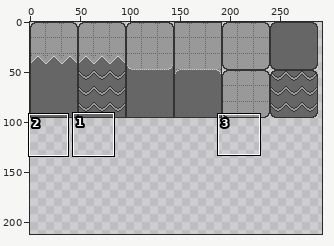
Edited in one commit: sprite sheet (Assets/Tiles/Desert Tiles.png). The first picture is a wide view before the edit; the outline marks the close-up.
Close-up. Before the edit:
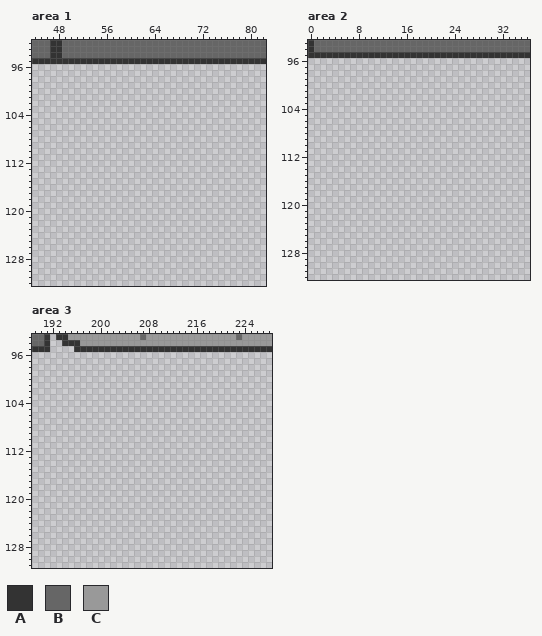
The file is 496x496 pixels. Shown: area 1: x 44..82, y 92..132; area 2: x 0..36, y 93..132; area 3: x 189..228, y 93..131. The wide view leaves out empty margins. The commit also changed other parts of the picture, which this record leaves out.
Palette (. is transparent): A #333333  B #666666  C #999999
Pixels before, area 1, first column x 44:
92 BBBAABBBBBBBBBBBBBBBBBBBBBBBBBBBBBBBBBB
93 BBBAABBBBBBBBBBBBBBBBBBBBBBBBBBBBBBBBBB
94 BBBAABBBBBBBBBBBBBBBBBBBBBBBBBBBBBBBBBB
95 AAAAAAAAAAAAAAAAAAAAAAAAAAAAAAAAAAAAAAA
Pixels before, area 2, first column x 0:
93 ABBBBBBBBBBBBBBBBBBBBBBBBBBBBBBBBBBBB
94 ABBBBBBBBBBBBBBBBBBBBBBBBBBBBBBBBBBBB
95 AAAAAAAAAAAAAAAAAAAAAAAAAAAAAAAAAAAAA
Pixels before, area 3, first column x 189:
93 BBA.AACCCCCCCCCCCCBCCCCCCCCCCCCCCCBCCCCC
94 BBA..AAACCCCCCCCCCCCCCCCCCCCCCCCCCCCCCCC
95 AAA....AAAAAAAAAAAAAAAAAAAAAAAAAAAAAAAAA
After:
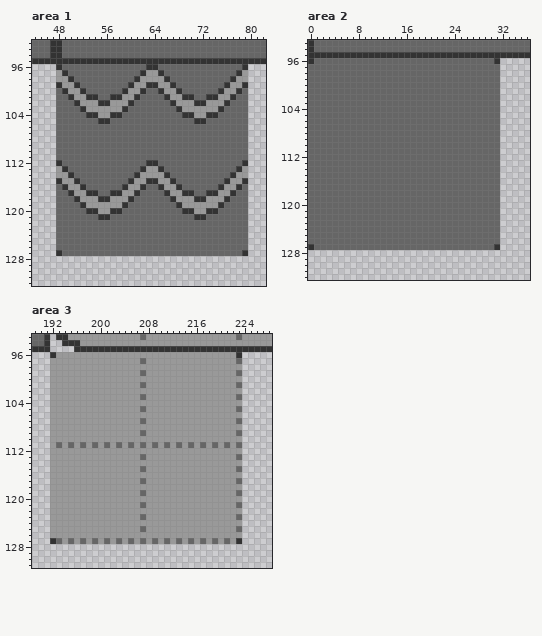
Diff:
Changed rows in their new state; - is an unchanged pixel.
Area 1:
first column x 48:
 96 ABBBBBBBBBBBBBBAABBBBBBBBBBBBBBA
 97 CABBBBBBBBBBBBACCABBBBBBBBBBBBAC
 98 CCABBBBBBBBBBACCCCABBBBBBBBBBACC
 99 ACCABBBBBBBBACCAACCABBBBBBBBACCA
100 BACCABBBBBBACCABBACCABBBBBBACCAB
101 BBACCAABBAACCABBBBACCAABBAACCABB
102 BBBACCCAACCCABBBBBBACCCAACCCABBB
103 BBBBACCCCCCABBBBBBBBACCCCCCABBBB
104 BBBBBAACCAABBBBBBBBBBAACCAABBBBB
105 BBBBBBBAABBBBBBBBBBBBBBAABBBBBBB
106 BBBBBBBBBBBBBBBBBBBBBBBBBBBBBBBB
107 BBBBBBBBBBBBBBBBBBBBBBBBBBBBBBBB
108 BBBBBBBBBBBBBBBBBBBBBBBBBBBBBBBB
109 BBBBBBBBBBBBBBBBBBBBBBBBBBBBBBBB
110 BBBBBBBBBBBBBBBBBBBBBBBBBBBBBBBB
111 BBBBBBBBBBBBBBBBBBBBBBBBBBBBBBBB
112 ABBBBBBBBBBBBBBAABBBBBBBBBBBBBBA
113 CABBBBBBBBBBBBACCABBBBBBBBBBBBAC
114 CCABBBBBBBBBBACCCCABBBBBBBBBBACC
115 ACCABBBBBBBBACCAACCABBBBBBBBACCA
116 BACCABBBBBBACCABBACCABBBBBBACCAB
117 BBACCAABBAACCABBBBACCAABBAACCABB
118 BBBACCCAACCCABBBBBBACCCAACCCABBB
119 BBBBACCCCCCABBBBBBBBACCCCCCABBBB
120 BBBBBAACCAABBBBBBBBBBAACCAABBBBB
121 BBBBBBBAABBBBBBBBBBBBBBAABBBBBBB
122 BBBBBBBBBBBBBBBBBBBBBBBBBBBBBBBB
123 BBBBBBBBBBBBBBBBBBBBBBBBBBBBBBBB
124 BBBBBBBBBBBBBBBBBBBBBBBBBBBBBBBB
125 BBBBBBBBBBBBBBBBBBBBBBBBBBBBBBBB
126 BBBBBBBBBBBBBBBBBBBBBBBBBBBBBBBB
127 ABBBBBBBBBBBBBBBBBBBBBBBBBBBBBBA
Area 2:
first column x 0:
 96 ABBBBBBBBBBBBBBBBBBBBBBBBBBBBBBA
 97 BBBBBBBBBBBBBBBBBBBBBBBBBBBBBBBB
 98 BBBBBBBBBBBBBBBBBBBBBBBBBBBBBBBB
 99 BBBBBBBBBBBBBBBBBBBBBBBBBBBBBBBB
100 BBBBBBBBBBBBBBBBBBBBBBBBBBBBBBBB
101 BBBBBBBBBBBBBBBBBBBBBBBBBBBBBBBB
102 BBBBBBBBBBBBBBBBBBBBBBBBBBBBBBBB
103 BBBBBBBBBBBBBBBBBBBBBBBBBBBBBBBB
104 BBBBBBBBBBBBBBBBBBBBBBBBBBBBBBBB
105 BBBBBBBBBBBBBBBBBBBBBBBBBBBBBBBB
106 BBBBBBBBBBBBBBBBBBBBBBBBBBBBBBBB
107 BBBBBBBBBBBBBBBBBBBBBBBBBBBBBBBB
108 BBBBBBBBBBBBBBBBBBBBBBBBBBBBBBBB
109 BBBBBBBBBBBBBBBBBBBBBBBBBBBBBBBB
110 BBBBBBBBBBBBBBBBBBBBBBBBBBBBBBBB
111 BBBBBBBBBBBBBBBBBBBBBBBBBBBBBBBB
112 BBBBBBBBBBBBBBBBBBBBBBBBBBBBBBBB
113 BBBBBBBBBBBBBBBBBBBBBBBBBBBBBBBB
114 BBBBBBBBBBBBBBBBBBBBBBBBBBBBBBBB
115 BBBBBBBBBBBBBBBBBBBBBBBBBBBBBBBB
116 BBBBBBBBBBBBBBBBBBBBBBBBBBBBBBBB
117 BBBBBBBBBBBBBBBBBBBBBBBBBBBBBBBB
118 BBBBBBBBBBBBBBBBBBBBBBBBBBBBBBBB
119 BBBBBBBBBBBBBBBBBBBBBBBBBBBBBBBB
120 BBBBBBBBBBBBBBBBBBBBBBBBBBBBBBBB
121 BBBBBBBBBBBBBBBBBBBBBBBBBBBBBBBB
122 BBBBBBBBBBBBBBBBBBBBBBBBBBBBBBBB
123 BBBBBBBBBBBBBBBBBBBBBBBBBBBBBBBB
124 BBBBBBBBBBBBBBBBBBBBBBBBBBBBBBBB
125 BBBBBBBBBBBBBBBBBBBBBBBBBBBBBBBB
126 BBBBBBBBBBBBBBBBBBBBBBBBBBBBBBBB
127 ABBBBBBBBBBBBBBBBBBBBBBBBBBBBBBA
Area 3:
first column x 192:
 96 ACCCCCCCCCCCCCCCCCCCCCCCCCCCCCCA
 97 CCCCCCCCCCCCCCCBCCCCCCCCCCCCCCCB
 98 CCCCCCCCCCCCCCCCCCCCCCCCCCCCCCCC
 99 CCCCCCCCCCCCCCCBCCCCCCCCCCCCCCCB
100 CCCCCCCCCCCCCCCCCCCCCCCCCCCCCCCC
101 CCCCCCCCCCCCCCCBCCCCCCCCCCCCCCCB
102 CCCCCCCCCCCCCCCCCCCCCCCCCCCCCCCC
103 CCCCCCCCCCCCCCCBCCCCCCCCCCCCCCCB
104 CCCCCCCCCCCCCCCCCCCCCCCCCCCCCCCC
105 CCCCCCCCCCCCCCCBCCCCCCCCCCCCCCCB
106 CCCCCCCCCCCCCCCCCCCCCCCCCCCCCCCC
107 CCCCCCCCCCCCCCCBCCCCCCCCCCCCCCCB
108 CCCCCCCCCCCCCCCCCCCCCCCCCCCCCCCC
109 CCCCCCCCCCCCCCCBCCCCCCCCCCCCCCCB
110 CCCCCCCCCCCCCCCCCCCCCCCCCCCCCCCC
111 CBCBCBCBCBCBCBCBCBCBCBCBCBCBCBCB
112 CCCCCCCCCCCCCCCCCCCCCCCCCCCCCCCC
113 CCCCCCCCCCCCCCCBCCCCCCCCCCCCCCCB
114 CCCCCCCCCCCCCCCCCCCCCCCCCCCCCCCC
115 CCCCCCCCCCCCCCCBCCCCCCCCCCCCCCCB
116 CCCCCCCCCCCCCCCCCCCCCCCCCCCCCCCC
117 CCCCCCCCCCCCCCCBCCCCCCCCCCCCCCCB
118 CCCCCCCCCCCCCCCCCCCCCCCCCCCCCCCC
119 CCCCCCCCCCCCCCCBCCCCCCCCCCCCCCCB
120 CCCCCCCCCCCCCCCCCCCCCCCCCCCCCCCC
121 CCCCCCCCCCCCCCCBCCCCCCCCCCCCCCCB
122 CCCCCCCCCCCCCCCCCCCCCCCCCCCCCCCC
123 CCCCCCCCCCCCCCCBCCCCCCCCCCCCCCCB
124 CCCCCCCCCCCCCCCCCCCCCCCCCCCCCCCC
125 CCCCCCCCCCCCCCCBCCCCCCCCCCCCCCCB
126 CCCCCCCCCCCCCCCCCCCCCCCCCCCCCCCC
127 ABCBCBCBCBCBCBCBCBCBCBCBCBCBCBCA
